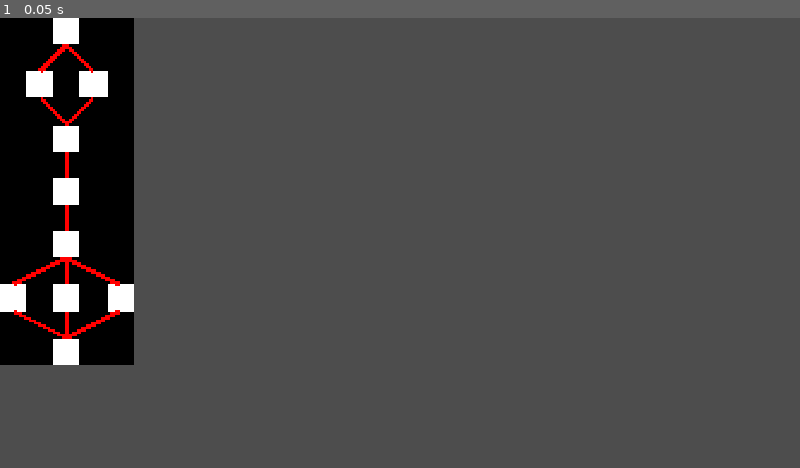
Above: before the commit, frame 1.
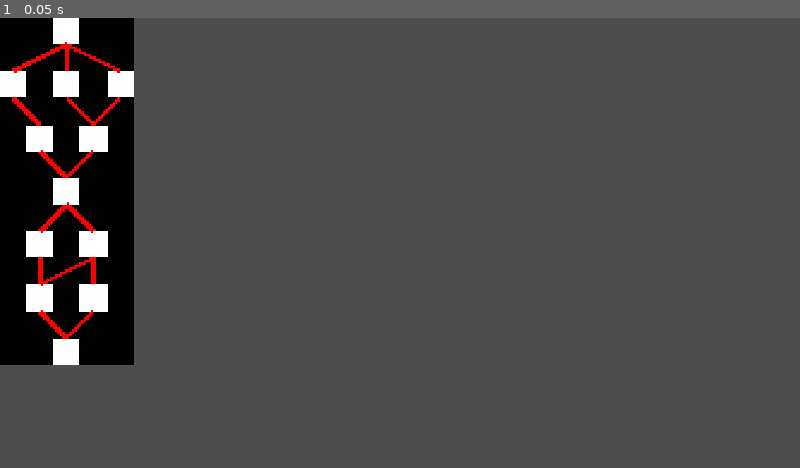
Above: after the commit, the same moment.

Repository: BatmenzDW/Watching-Us
Game: Godot game, scene res://Scenes/Map_Controller/map_controller.tscn
The game is run twice, just before and just after one commit, with the same random seed, the same clock (stepped at 60 frames per second) and the same inputs. The project has no main scene, so this scene is started directly.
Inputs:
- Up to frame 1 (0.05 s): no input

The runs differ from the first frame. In frame 1, 4.3% of the frame differs, in the area x 0-17%, y 5-72%.

Commit message:
Update on rgen_random
Made it so random didn't pick the same number more than twice in a row

Diff:
--- a/Scenes/Map_Controller/map_controller.tscn
+++ b/Scenes/Map_Controller/map_controller.tscn
@@ -9,6 +9,7 @@
 [ext_resource type="Script" uid="uid://ckssbt6i17a5" path="res://Scripts/map/map_line_2d.gd" id="6_xq01p"]
 [ext_resource type="Script" uid="uid://c7fi7qqe237te" path="res://Scripts/map/gen_path_3.gd" id="7_ux5v1"]
 [ext_resource type="Script" uid="uid://djsgouwptgecw" path="res://Scripts/map/gen_path_1.gd" id="7_wmia7"]
+[ext_resource type="Script" uid="uid://demsaqnx2cue1" path="res://Scripts/map/gen_random.gd" id="10_17h85"]
 
 [sub_resource type="TileSetAtlasSource" id="TileSetAtlasSource_e0an3"]
 texture = ExtResource("2_wmia7")
@@ -50,3 +51,7 @@
 [node name="pathLine" parent="TravelMap/genPath" instance=ExtResource("5_ux5v1")]
 unique_name_in_owner = true
 script = ExtResource("6_xq01p")
+
+[node name="GenRandom" type="Node2D" parent="TravelMap"]
+unique_name_in_owner = true
+script = ExtResource("10_17h85")
--- a/Scripts/map/gen_path_3.gd
+++ b/Scripts/map/gen_path_3.gd
@@ -105,3 +105,8 @@
 			start_local_pos.y = ((from_node_coord_array[1].y * TILE_SIZE) + TILE_SIZE)
 			start_local_pos.x = ((from_node_coord_array[1].x * TILE_SIZE) + HALF_TILE_SIZE)
 			%genPath._gen_path_line(start_local_pos,to_node_coord_array[1])
+
+		con_middle = 0
+		middle_connection = 0
+		left_cross = 0
+		right_cross = 0
--- /dev/null
+++ b/Scripts/map/gen_random.gd
@@ -0,0 +1,66 @@
+extends Node2D
+
+#generates random nodes, but adds some order to chaos at the same time.
+func gen_random_nodes():
+	var previous_number: int = 1
+	var max_in_a_row: int = 0
+	var return_array = [null,null,null,null,null]
+	var random_number: int
+	var max_trigger: int = 0
+	var next_previous_number = 0
+
+	#go through a random number loop 5 times
+	for i in range(5):
+		print("Previous Number: ",previous_number)
+		#if last number was 1, it can't be 1, pick 2 or 3 instead
+		if(previous_number == 1):
+			print("Did I trigger?")
+			random_number = randi_range(1, 2)
+			if(random_number == 1):
+				return_array[i] = 2
+				next_previous_number = 2
+			if(random_number == 2):
+				return_array[i] = 3
+				next_previous_number = 3
+			print("Current_Number_1: ",return_array[i])
+			max_in_a_row = 2
+			max_trigger = 0
+
+		#if max in a row is not 1, go ahead and set a random number,then check if max number needs to trigger.
+		if(max_in_a_row != 1 and previous_number != 1):
+			random_number = randi_range(1, 3)
+			return_array[i] = random_number
+			if(previous_number == random_number):
+				max_trigger = 1
+			next_previous_number = random_number
+
+		#if max in a row is 1, choose a different number, choose a different number
+		if(max_in_a_row == 1):
+			#if previous number was 2, 2's in a row, generate a non 2 number
+			if(previous_number == 2):
+				random_number = randi_range(1, 2)
+				if(random_number == 1):
+					return_array[i] = 1
+					next_previous_number = 1
+				if(random_number == 2):
+					return_array[i] = 3
+					next_previous_number = 3
+			#if previous number was 2, 3's in a row, generate a non 3 number
+			if(previous_number == 3):
+				random_number = randi_range(1, 2)
+				if(random_number == 1):
+					return_array[i] = 1
+					next_previous_number = 1
+				if(random_number == 2):
+					return_array[i] = 2
+					next_previous_number = 2
+			max_trigger = 0
+		if(max_trigger == 1):
+			max_in_a_row = 1
+		if(max_trigger == 0):
+			max_in_a_row = 0
+		previous_number = next_previous_number
+		print("Current_Number: ",return_array[i])
+		print("")
+	print(return_array)
+	return return_array
--- a/Scripts/map/travel_map.gd
+++ b/Scripts/map/travel_map.gd
@@ -25,7 +25,7 @@
 	var map_coords = Vector2i(0,0)
 
 	#generates 5 random nodes, one for each tier of progression
-	var random_node_array = gen_random_nodes()
+	var random_node_array = %GenRandom.gen_random_nodes()
 
 	#loops through the Y values in the grid
 	# at the end of each X row, it will reset X to 0 and increase Y by 1.
@@ -55,9 +55,7 @@
 	#%Camera.set_map_limits()
 
 
-func gen_random_nodes():
-	var return_array = [randi_range(1, 3),randi_range(1, 3),randi_range(1, 3),randi_range(1, 3),randi_range(1, 3)]
-	return return_array
+
 
 func _gen_cell_check_node(map_coords, random_node_array):
 	#checks if it is the start or end
Not shown: 1 places in Scenes/Map_Controller/map_controller.tscn that only renumber resources
Not shown, added: Scripts/map/gen_random.gd.uid
